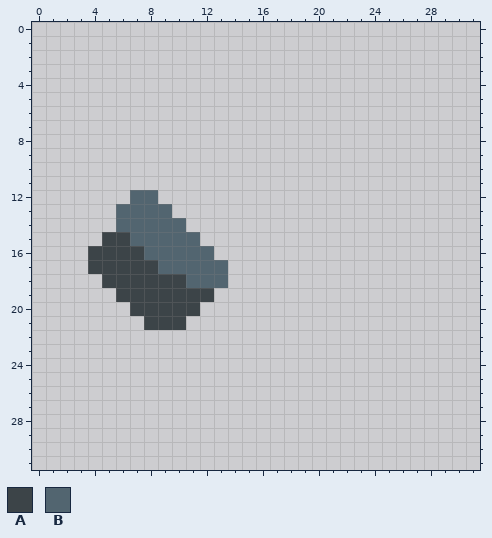
A pixel-art sprite gets an edit: sprites/blocks/environment/ore-slate3.png. Above is the file before it was changed.
The file is 32x32 pixels. Colours within 5 levels of each other are drawn and written as one.
Palette (. is transparent): A #3c4448  B #526570
After:
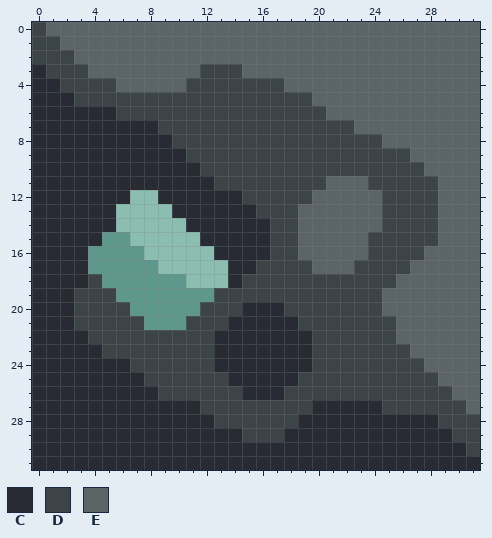
Colours new in this view: C #282b34  D #3c4448  E #5b6567
What changed:
colour A: #3c4448 -> #5e988d
colour B: #526570 -> #8bbeb0
y 0: x 0..31 ................................ -> DEEEEEEEEEEEEEEEEEEEEEEEEEEEEEEE
y 1: x 0..31 ................................ -> DDEEEEEEEEEEEEEEEEEEEEEEEEEEEEEE
y 2: x 0..31 ................................ -> DDDEEEEEEEEEEEEEEEEEEEEEEEEEEEEE
y 3: x 0..31 ................................ -> CDDDEEEEEEEEDDDEEEEEEEEEEEEEEEEE
y 4: x 0..31 ................................ -> CCDDDDEEEEEDDDDDDDEEEEEEEEEEEEEE
y 5: x 0..31 ................................ -> CCCDDDDDDDDDDDDDDDDDEEEEEEEEEEEE
y 6: x 0..31 ................................ -> CCCCCCDDDDDDDDDDDDDDDEEEEEEEEEEE
y 7: x 0..31 ................................ -> CCCCCCCCCDDDDDDDDDDDDDDEEEEEEEEE
y 8: x 0..31 ................................ -> CCCCCCCCCCDDDDDDDDDDDDDDDEEEEEEE
y 9: x 0..31 ................................ -> CCCCCCCCCCCDDDDDDDDDDDDDDDDEEEEE
y 10: x 0..31 ................................ -> CCCCCCCCCCCCDDDDDDDDDDDDDDDDEEEE
y 11: x 0..31 ................................ -> CCCCCCCCCCCCCDDDDDDDDEEEDDDDDEEE
y 12: x 0..6 ....... -> CCCCCCC; x 9..31 ....................... -> CCCCCCDDDDDEEEEEDDDDEEE
y 13: x 0..5 ...... -> CCCCCC; x 10..31 ...................... -> CCCCCCDDDEEEEEEDDDDEEE
y 14: x 0..5 ...... -> CCCCCC; x 11..31 ..................... -> CCCCCCDDEEEEEEDDDDEEE
y 15: x 0..4 ..... -> CCCCC; x 12..31 .................... -> CCCCCDDEEEEEDDDDDEEE
y 16: x 0..3 .... -> CCCC; x 13..31 ................... -> CCCCDDEEEEEDDDDEEEE
y 17: x 0..3 .... -> CCCC; x 14..31 .................. -> CCDDDDEEEDDDDEEEEE
y 18: x 0..4 ..... -> CCCCD; x 14..31 .................. -> CDDDDDDDDDDDEEEEEE
y 19: x 0..5 ...... -> CCCDDD; x 13..31 ................... -> DDDDDDDDDDDDEEEEEEE
y 20: x 0..6 ....... -> CCCDDDD; x 12..31 .................... -> DDDCCCDDDDDDDEEEEEEE
y 21: x 0..7 ........ -> CCCDDDDD; x 11..31 ..................... -> DDDCCCCCDDDDDDDEEEEEE
y 22: x 0..31 ................................ -> CCCCDDDDDDDDDCCCCCCCDDDDDDEEEEEE
y 23: x 0..31 ................................ -> CCCCCDDDDDDDDCCCCCCCDDDDDDDEEEEE
y 24: x 0..31 ................................ -> CCCCCCCDDDDDDCCCCCCCDDDDDDDDEEEE
y 25: x 0..31 ................................ -> CCCCCCCCDDDDDDCCCCCDDDDDDDDDDEEE
y 26: x 0..31 ................................ -> CCCCCCCCCDDDDDDCCCDDDDDDDDDDDDEE
y 27: x 0..31 ................................ -> CCCCCCCCCCCCDDDDDDDDCCCCCDDDDDDE
y 28: x 0..31 ................................ -> CCCCCCCCCCCCCDDDDDDCCCCCCCCCCDDD
y 29: x 0..31 ................................ -> CCCCCCCCCCCCCCCDDDCCCCCCCCCCCCDD
y 30: x 0..31 ................................ -> CCCCCCCCCCCCCCCCCCCCCCCCCCCCCCCD
y 31: x 0..31 ................................ -> CCCCCCCCCCCCCCCCCCCCCCCCCCCCCCCC
